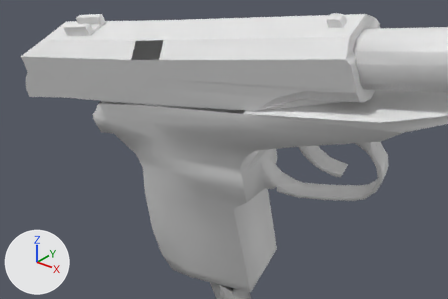
The OBJ model Vertex_Animation_Compiler/Assets/Makarov_Pistol_Reload177.obj: old version first, new version second.
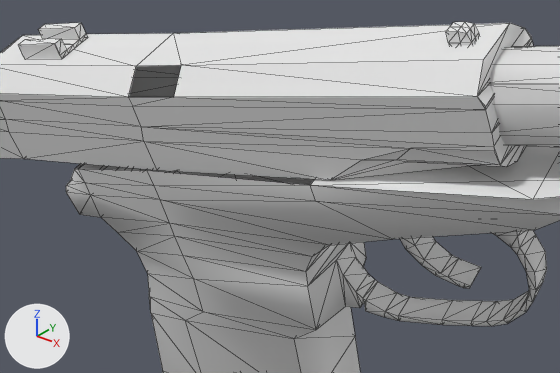
Old and new are each drawn from a 50 mm camera at (0.4889, -0.2753, 0.0117) aimed at (0.3704, -0.127, -0.0802) and again close up on the part from 12% to 89% of the width and 0% to 77% of the height. Arrows for +X, +Y and +Z are at lower left; the lights stay in place. The close-ups show mesh edges as thin lines. Where no turn or scale is listed for an object, it has been applied to the vertices.

The first close-up shows 'Rest_of_the_gun_Sphere', 'Top_Slider_Sphere.001'.
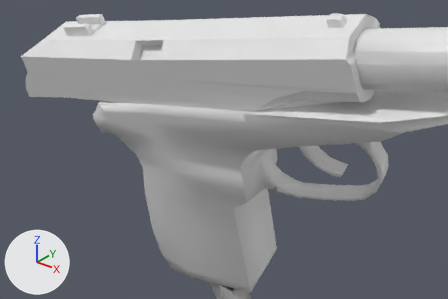
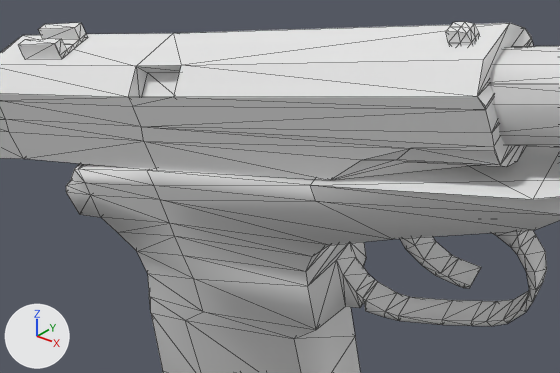
Pixel boxes [x1, y1, x2, y2] of what changed, in the close-ups (560 x 373 px):
part 1 of me_rest_of_the_gun_sphere, added: after [75, 164, 315, 185]
part 2 of me_top_slider_sphere_001, added: after [129, 65, 181, 97]

Edits to the bpy script that builds the scene:
```text
Change me_rest_of_the_gun_sphere:
    where me_rest_of_the_gun_sphere.from_pydata(...)  # 272 vertices, 519 faces; spans x 0.3117..0.4586, y -0.1388..-0.0831, z -0.1593..-0.026
    used by ob_rest_of_the_gun_sphere; location = (0.0, 0.0, 0.0)
    verts and faces of me_rest_of_the_gun_sphere; kept vertices keep their numbers, new ones are numbered from 272
    before: 164 (0.3792, -0.1091, -0.0548), 166 (0.3208, -0.1388, -0.0723) at pixel (74, 169), 175 (0.3221, -0.1387, -0.0719) at pixel (78, 168), 178 (0.3826, -0.133, -0.062) at pixel (310, 185), 179 (0.3426, -0.137, -0.0679) at pixel (147, 170)
    before: 180 (0.3187, -0.1148, -0.0647), 181 (0.3391, -0.1131, -0.0606), 183 (0.3173, -0.1149, -0.065)
    me_rest_of_the_gun_sphere part 1
    add faces += [(164, 181, 179), (175, 179, 181), (166, 175, 183), (164, 179, 178), (175, 181, 180), (175, 180, 183)]
Change me_top_slider_sphere_001:
    used by ob_top_slider_sphere_001; location = (0.0, 0.0, 0.0)
    remove me_top_slider_sphere_001.from_pydata(...)  # 127 vertices, 227 faces; spans x 0.2791..0.4185, y -0.1468..-0.1085, z -0.0778..-0.0289
    add me_top_slider_sphere_001.from_pydata(...)  # 131 vertices, 237 faces; spans x 0.2791..0.4185, y -0.1468..-0.1085, z -0.0778..-0.0289
    me_top_slider_sphere_001 part 2
    4 vertices are added at (0.3545, -0.1371, -0.0506), (0.343, -0.1383, -0.0526), (0.3533, -0.1334, -0.0453), (0.3418, -0.1345, -0.0472)
    10 new faces join them
```
